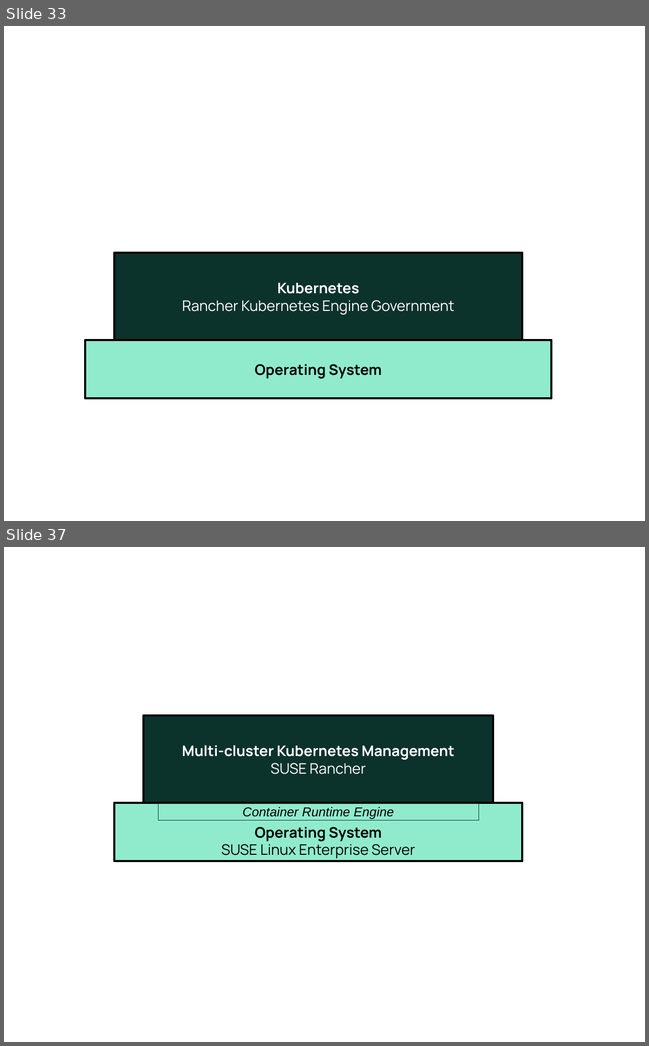
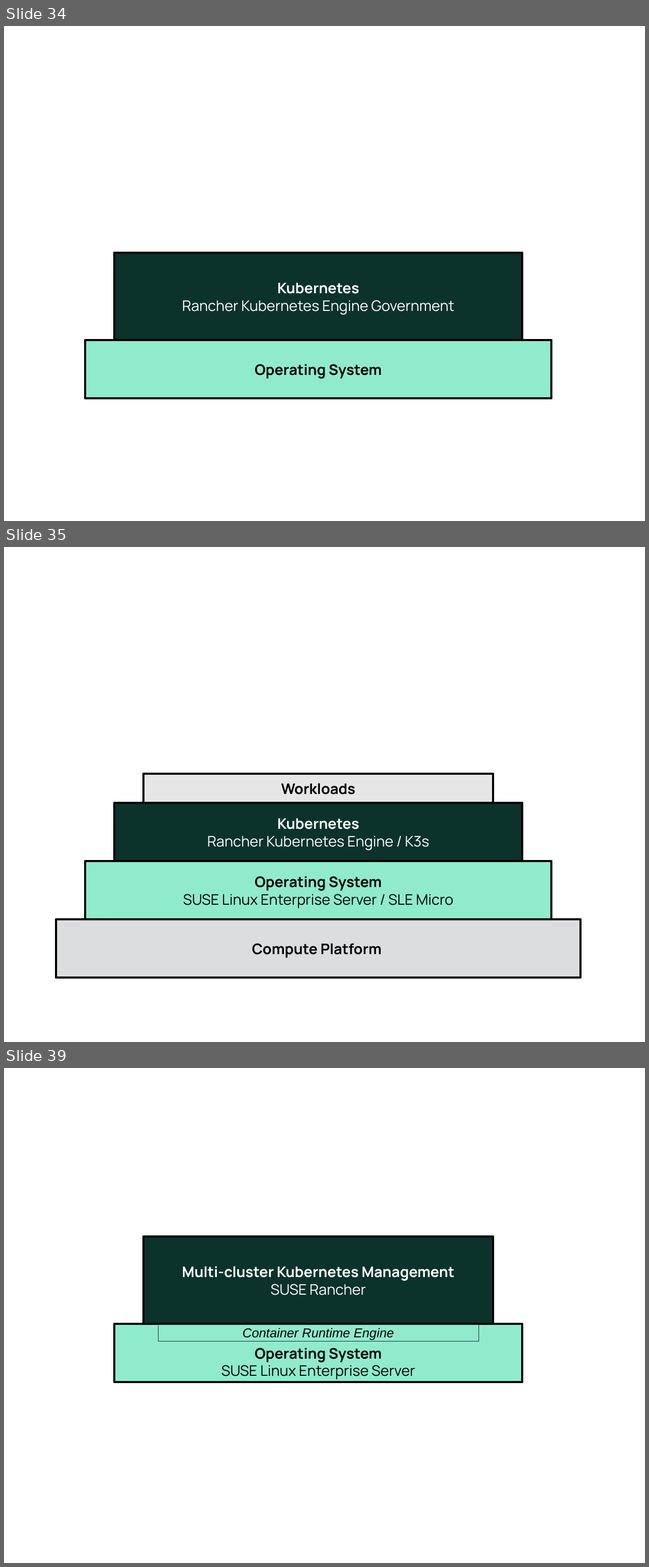
Before and after one commit to gogbac/RancherDocsRep1, a slide deck: media/src/Figure-Source.odp. Shown one above the other, each under a label of ours: slides 33 and 37 before the commit, slides 34, 35 and 39 after it; the slides between them are not shown. The pictures are 649x1046 and 649x1567 pixels, drawn with LibreOffice and Linux fonts; fonts in the diff are those of the drawing. Boxes give left, top, right and bottom in pixels: in the first picture for what was removed or moved away, otherwise in the second. Text is boxed around its words. In the diff, an @@ line names an element or a change of style, - is before the commit and + after.

```diff
--- a/media/src/Figure-Source.odp
+++ b/media/src/Figure-Source.odp
@@ slide 35 added at box(4, 547, 645, 1042), background #FFFFFF @@
@@ rectangle added at box(143, 774, 493, 803), fill #E6E6E6, outline #000000 2.89 pt, 18 pt, text #000000, bold @@
+Workloads
@@ rectangle added at box(114, 803, 522, 861), fill #0C322C, outline #000000 2.89 pt, 18 pt, text #FFFFFF @@
+Kubernetes
+Rancher Kubernetes Engine / K3s
@@ rectangle added at box(85, 861, 551, 919), fill #90EBCD, outline #000000 2.89 pt, 18 pt, text #000000 @@
+Operating System
+SUSE Linux Enterprise Server / SLE Micro
@@ rectangle added at box(56, 919, 580, 978), fill #DCDDDE, outline #000000 2.89 pt, 18 pt, text #000000, bold @@
+Compute Platform
@@ what was slide 33 is now slide 34 @@
@@ what was slide 37 is now slide 39 @@
```
Also in this commit, not shown: 5 other slides added, 4 slides removed, 43 other files.
